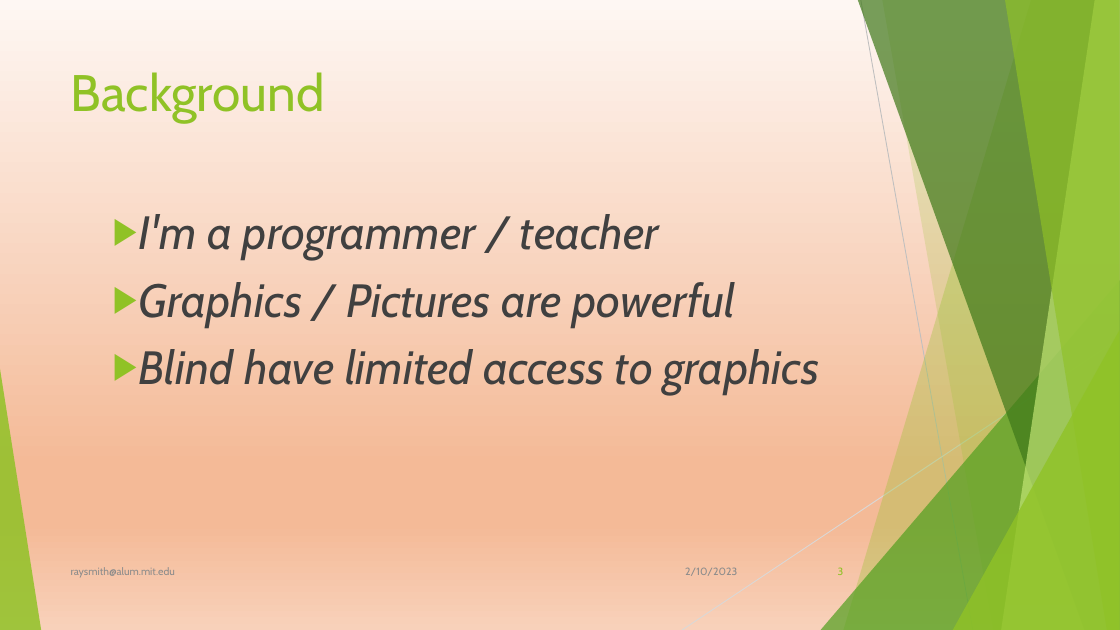
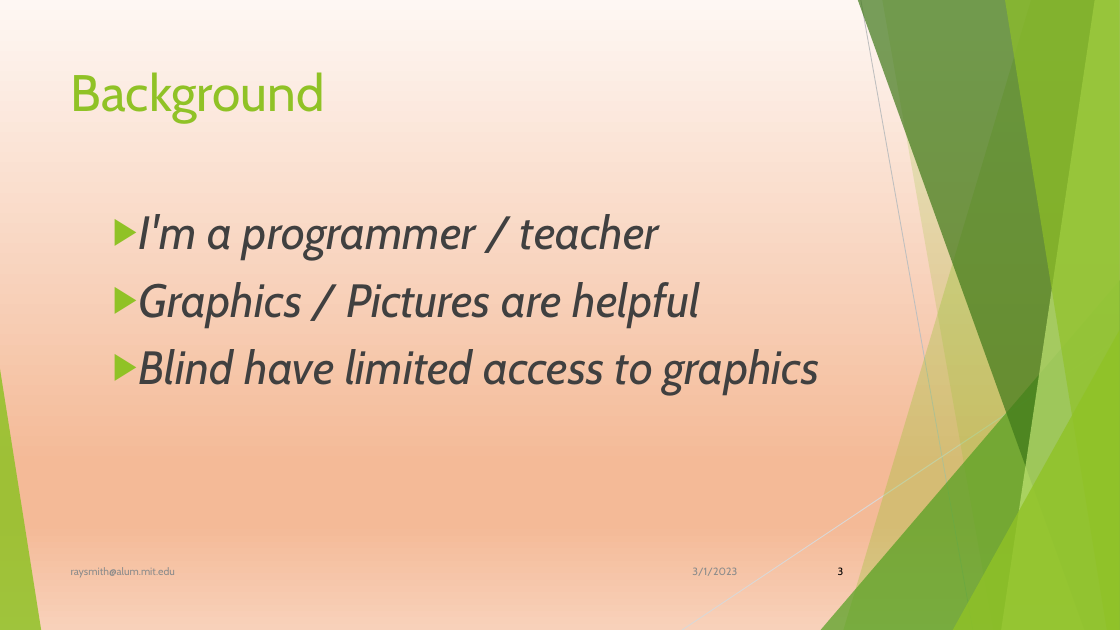
Before and after one commit to raysmith619/Introduction-To-Programming, a slide deck: slide 3 of Docs/ForTheBlind/Implementing Visually Impaired Introduction.pptx. Drawn at 1120x630 pixels with LibreOffice and Linux fonts; fonts in the diff are those of the drawing. Boxes give left, top, right and bottom in pixels: in the first picture for what was removed or moved away, otherwise in the second. Text is boxed around its words. In the diff, an @@ line names an element or a change of style, - is before the commit and + after.

```diff
--- a/Docs/ForTheBlind/Implementing Visually Impaired Introduction.pptx
+++ b/Docs/ForTheBlind/Implementing Visually Impaired Introduction.pptx
@@ text at (139,282,701,328): text changed @@
-  ▶ Graphics / Pictures are powerful
+  ▶ Graphics / Pictures are helpful
@@ text at (692,567,737,576): text changed @@
-2/10/2023
+3/1/2023
@@ page number at (838,567,844,575): text colour #90C226 to #000000 @@
```
Also in this commit, not shown: 17 other slides changed, 7 slides added, 4 slides removed, 4 other files.
